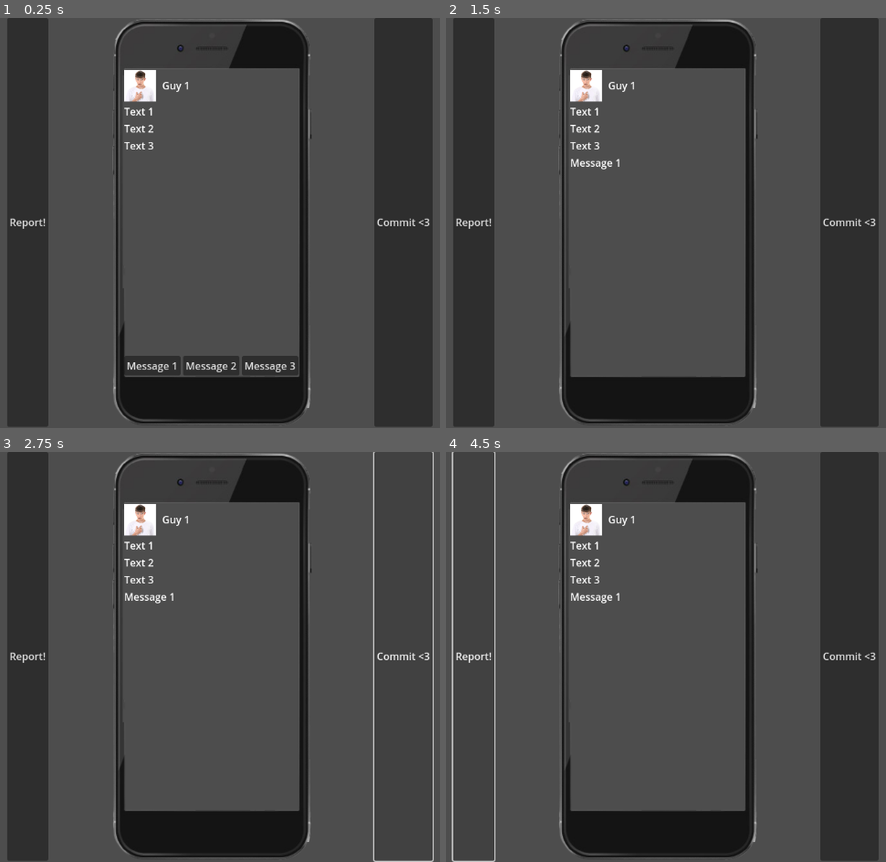
Above: before the commit, frames 1-4 (two rows, left to right).
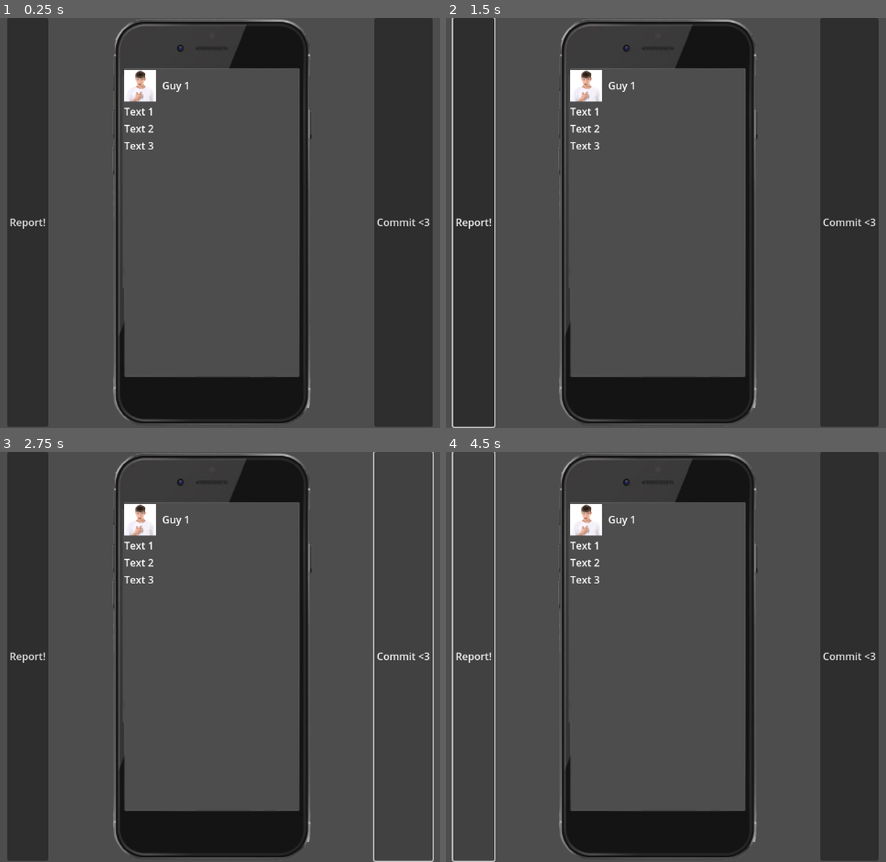
Above: after the commit, the same moments.

Repository: TianMa7/DatingSim
Game: Godot game, scene res://base.tscn
Same seed, same stepped clock (60 frames per second), same inputs: the game is played once before the commit and once after it.
Inputs (mouse positions are in pixels of both pictures, inside the frame that each line leads up to):
- Up to frame 1 (0.25 s): no input
- Up to frame 2 (1.5 s): click "Report!" at 0.5 s; click (600, 366) at 1.25 s, where only the run before the commit has a clickable "Message 1"
- Up to frame 3 (2.75 s): click "Commit <3" at 2 s
- Up to frame 4 (4.5 s): click "Report!" at 2.75 s; click "Commit <3" at 3.5 s; click "Report!" at 4.25 s

The runs differ from the first frame. In frame 1, 1.6% of the frame differs, in the area x 28-68%, y 82-88%; in frame 2, 0.8%; in frame 3, 0.1%; in frame 4, 0.1%.

Commit message:
switch JSON to Godot Resource
switched the message and response data containers from JSON to resource files

Diff:
--- /dev/null
+++ b/info/d_awky_msgs.gd
@@ -0,0 +1,12 @@
+class_name DAwkyMessages
+extends Resource
+
+var messages = {
+	0 : [0, "hiiiii!"],
+	1 : [1, "Ahhhhhh I missed my bus to work this morning and then it started raining and I didn’t bring an umbrella so i was just kinda of huddling under the little ledge thing they have in front of the conveniences store door but anyways I was always just so so hungry and the geese were kinda also nearby hiding from the rain so I just had a little snack before the train got there and by the time I got to the pastry store was sold out of the red stuff but yeah"],
+	2 : [2, "I like watching tv shows"],
+	3 : [3, "noooooooooo!!"],
+	4 : [4, "nah its okay im pretty waterproof but anyways how was your day?"],
+	5 : [5, "i just got into this series call prism dreamers it’s about this kid who finds a magic rock that lets him enter other people dreams while they are sleeping while playing around with it he finds out that his teacher is secretly an alien. the aliens are trying to kill Carl cuz the magic rock is kinda stuck to the back of his head i didn’t think humans worked like that but i’m still learning so that makes sense ig lowkey don’t understand why Carl is trying so hard to run away. k ig oh btw carl is the name of the main character so yeah anyways he tries to go on the run with his friend jassy who really likes occult stuff so they want to tag along for fun jassy’s so cool btw they are very badass but yeah they end up learning magic to help ward off the aliens and theyre main goal is to find the prism dreamers headquarters who supposed to know how to take off the rock so anyways the show is so cool you should watch it"],
+	6 : [6, "you won’t regret it I promise especially once wellie shows up idk why everyone thinks she is crazy just for licking her brother’s blood isn’t that pretty normal??? But damn i hate jassy they keep taking up screentime and i just couldn’t care less about their fakeass magic like it doesn’t work like that but anways yeah that’s the basic gist of the story"]
+}
--- /dev/null
+++ b/info/d_awky_resp.gd
@@ -0,0 +1,11 @@
+class_name DAwkyResponses
+extends Resource
+
+var responses = {
+	0 : [[1, "Hiiii how was your day?"], [2, "What are your hobbies?"], [3, "Do you listen to music?"]],
+	1 : [[4, "Man that sucks! Hope you don’t get sick from the rain"]],
+	2 : [[5, "oh cool, anything good recently?"]],
+	4 : [[-1, "that’s good that's good, I didn’t do anything too interesting, mainly just worked on my end-of-term assignment then played some video games when i was done"]],
+	5 : [[6, "maybe I’ll check it out"]],
+	6 : [[-1, "..."]],
+}
--- a/scripts/phone_container.gd
+++ b/scripts/phone_container.gd
@@ -5,7 +5,7 @@
 
 signal on_response(responseID : int)
 
-var responding : bool = true
+var responding : bool = false
 
 func _process(_delta : float) -> void:
 	buttonContainer.visible = responding
--- a/scripts/response_manager.gd
+++ b/scripts/response_manager.gd
@@ -1,4 +1,7 @@
 extends ScrollContainer
 
+func _init() -> void:
+	_on_response(0)
+
 func _on_response(responseID: int) -> void:
-	pass # Replace with function body.
+	pass
Not shown, added: info/d_awky_msgs.gd.uid
Not shown, added: info/d_awky_resp.gd.uid
